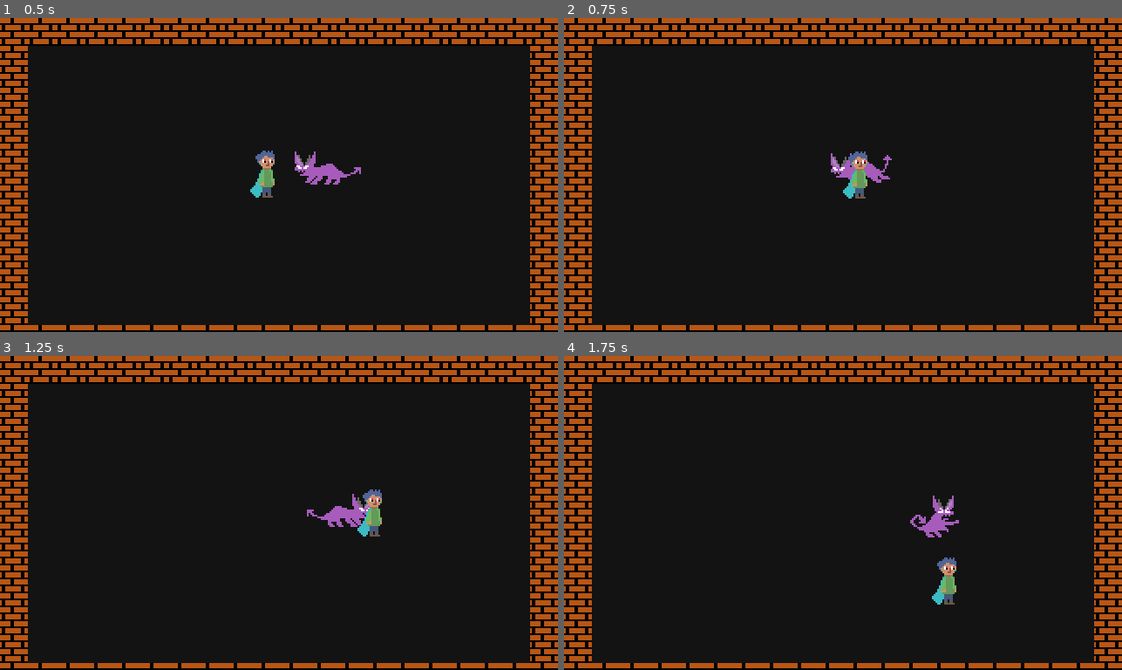
Above: before the commit, frames 1-4 (two rows, left to right).
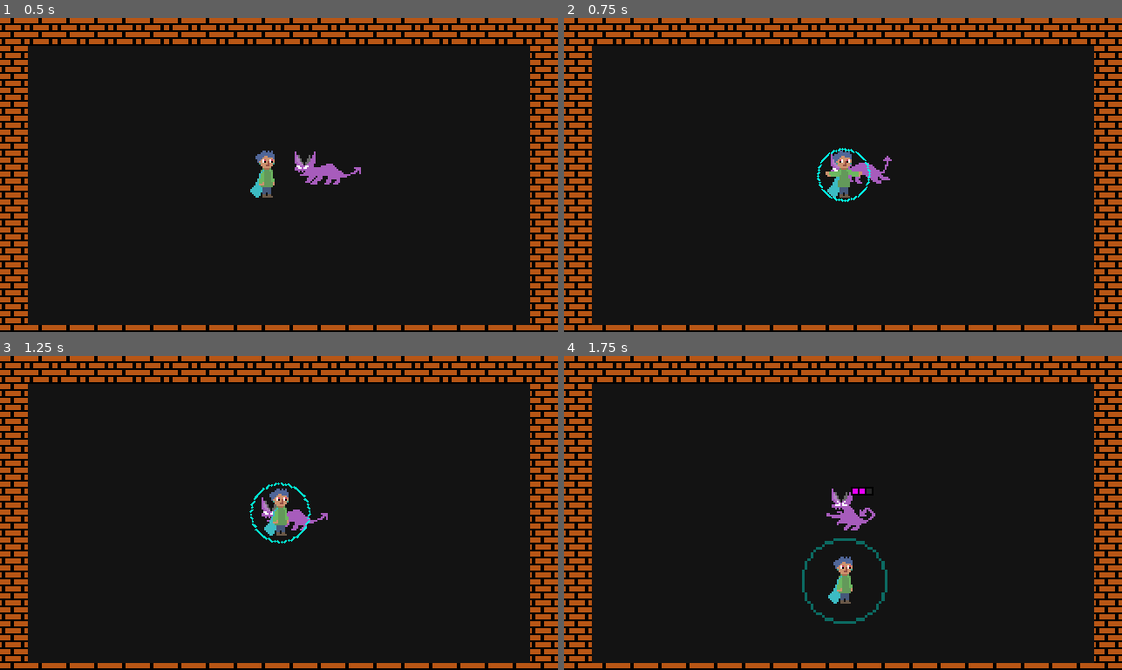
Above: after the commit, the same moments.

Repository: DuncanSparks/blue-and-red
Game: Godot game, scene res://Scenes/Test.tscn
The game is run twice, just before and just after one commit, with the same random seed, the same clock (stepped at 60 frames per second) and the same inputs.
Inputs (mouse positions are in pixels of both pictures, inside the frame that each line leads up to):
- Up to frame 1 (0.5 s): no input
- Up to frame 2 (0.75 s): move the mouse to (965, 159) at 0.52 s; hold D (move_right) from 0.53 s (still down); tap Shift (action_shield, bound only after the commit) at 0.6 s
- Up to frame 3 (1.25 s): keep holding D (move_right)
- Up to frame 4 (1.75 s): move the mouse to (731, 528) at 1.27 s; release D (move_right) at 1.28 s; hold S (move_down) from 1.28 s (still down); tap Space (attack) at 1.35 s; tap Shift (action_shield, bound only after the commit) at 1.55 s

Frame 1 is identical in both runs. In frame 2, 1.0% of the frame differs, in the area x 45-59%, y 41-59%; in frame 3, 1.7%; in frame 4, 2.1%, in the area x 42-71%, y 42-86%.

Commit message:
Add shield

Diff:
--- a/Scenes/Test.tscn
+++ b/Scenes/Test.tscn
@@ -23,32 +23,44 @@
 [ext_resource path="res://Audio/Land_animal.ogg" type="AudioStream" id=21]
 [ext_resource path="res://Audio/Flame.ogg" type="AudioStream" id=22]
 [ext_resource path="res://Sprites/Characters/Protag_human_ouch.png" type="Texture" id=23]
+[ext_resource path="res://Sprites/UI/Healthbar_empty.png" type="Texture" id=24]
+[ext_resource path="res://Sprites/UI/Healthbar_full.png" type="Texture" id=25]
+[ext_resource path="res://Sprites/UI/Healthbar2_full.png" type="Texture" id=26]
+[ext_resource path="res://Sprites/UI/Healthbar2_empty.png" type="Texture" id=27]
+[ext_resource path="res://Audio/Shield.ogg" type="AudioStream" id=28]
+[ext_resource path="res://Sprites/Characters/Shield.png" type="Texture" id=29]
+[ext_resource path="res://Sprites/Characters/Protag_human_shield.png" type="Texture" id=30]
 
 [sub_resource type="SpriteFrames" id=1]
 animations = [ {
+"frames": [ ExtResource( 1 ) ],
+"loop": true,
+"name": "idle_human",
+"speed": 5.0
+}, {
+"frames": [ ExtResource( 3 ) ],
+"loop": true,
+"name": "run_demon",
+"speed": 5.0
+}, {
+"frames": [ ExtResource( 1 ) ],
+"loop": true,
+"name": "run_human",
+"speed": 5.0
+}, {
 "frames": [ ExtResource( 23 ) ],
 "loop": true,
 "name": "ouch_human",
 "speed": 5.0
 }, {
-"frames": [ ExtResource( 1 ) ],
-"loop": true,
-"name": "idle_human",
-"speed": 5.0
-}, {
 "frames": [ ExtResource( 3 ) ],
 "loop": true,
-"name": "run_demon",
-"speed": 5.0
-}, {
-"frames": [ ExtResource( 1 ) ],
-"loop": true,
-"name": "run_human",
-"speed": 5.0
-}, {
-"frames": [ ExtResource( 3 ) ],
-"loop": true,
 "name": "idle_demon",
+"speed": 5.0
+}, {
+"frames": [ ExtResource( 30 ) ],
+"loop": true,
+"name": "shield_human",
 "speed": 5.0
 } ]
 
@@ -71,7 +83,49 @@
 [sub_resource type="RectangleShape2D" id=4]
 extents = Vector2( 5, 13 )
 
-[sub_resource type="Animation" id=10]
+[sub_resource type="Animation" id=13]
+resource_name = "Spin"
+tracks/0/type = "value"
+tracks/0/path = NodePath(".:rotation_degrees")
+tracks/0/interp = 1
+tracks/0/loop_wrap = true
+tracks/0/imported = false
+tracks/0/enabled = true
+tracks/0/keys = {
+"times": PoolRealArray( 0, 1 ),
+"transitions": PoolRealArray( 1, 1 ),
+"update": 0,
+"values": [ 0.0, 360.0 ]
+}
+
+[sub_resource type="Animation" id=14]
+resource_name = "Fadeout"
+tracks/0/type = "value"
+tracks/0/path = NodePath(".:scale")
+tracks/0/interp = 1
+tracks/0/loop_wrap = true
+tracks/0/imported = false
+tracks/0/enabled = true
+tracks/0/keys = {
+"times": PoolRealArray( 0, 1 ),
+"transitions": PoolRealArray( 1, 1 ),
+"update": 0,
+"values": [ Vector2( 1, 1 ), Vector2( 2, 2 ) ]
+}
+tracks/1/type = "value"
+tracks/1/path = NodePath(".:self_modulate")
+tracks/1/interp = 1
+tracks/1/loop_wrap = true
+tracks/1/imported = false
+tracks/1/enabled = true
+tracks/1/keys = {
+"times": PoolRealArray( 0, 1 ),
+"transitions": PoolRealArray( 1, 1 ),
+"update": 0,
+"values": [ Color( 1, 1, 1, 1 ), Color( 1, 1, 1, 0 ) ]
+}
+
+[sub_resource type="Animation" id=5]
 resource_name = "Iframes"
 length = 2.2
 tracks/0/type = "value"
@@ -87,51 +141,54 @@
 "values": [ false, true, false, true, false, true, false, true, false, true, false, true ]
 }
 
-[sub_resource type="SpriteFrames" id=5]
+[sub_resource type="SpriteFrames" id=6]
 animations = [ {
 "frames": [ ExtResource( 11 ) ],
 "loop": true,
 "name": "idle",
 "speed": 5.0
 }, {
-"frames": [ ExtResource( 20 ) ],
-"loop": true,
-"name": "flame",
-"speed": 5.0
+"frames": [ ExtResource( 12 ) ],
+"loop": true,
+"name": "land",
+"speed": 5.0
+}, {
+"frames": [ ExtResource( 16 ) ],
+"loop": true,
+"name": "ouch",
+"speed": 5.0
+}, {
+"frames": [ ExtResource( 12 ) ],
+"loop": true,
+"name": "flame_2",
+"speed": 5.0
+}, {
+"frames": [ ExtResource( 11 ), ExtResource( 14 ), ExtResource( 13 ), ExtResource( 12 ) ],
+"loop": true,
+"name": "run",
+"speed": 10.0
 }, {
 "frames": [ ExtResource( 11 ), ExtResource( 19 ), ExtResource( 19 ), ExtResource( 19 ), ExtResource( 18 ), ExtResource( 13 ) ],
 "loop": false,
 "name": "pounce",
 "speed": 12.0
 }, {
-"frames": [ ExtResource( 12 ) ],
-"loop": true,
-"name": "land",
-"speed": 5.0
-}, {
-"frames": [ ExtResource( 11 ), ExtResource( 14 ), ExtResource( 13 ), ExtResource( 12 ) ],
-"loop": true,
-"name": "run",
-"speed": 10.0
-}, {
-"frames": [ ExtResource( 16 ) ],
-"loop": true,
-"name": "ouch",
-"speed": 5.0
-}, {
-"frames": [ ExtResource( 12 ) ],
-"loop": true,
-"name": "flame_2",
+"frames": [ ExtResource( 20 ) ],
+"loop": true,
+"name": "flame",
 "speed": 5.0
 } ]
 
-[sub_resource type="RectangleShape2D" id=6]
+[sub_resource type="RectangleShape2D" id=7]
 extents = Vector2( 9, 7 )
 
-[sub_resource type="RectangleShape2D" id=7]
+[sub_resource type="RectangleShape2D" id=12]
+extents = Vector2( 18, 6 )
+
+[sub_resource type="RectangleShape2D" id=8]
 extents = Vector2( 9, 12 )
 
-[sub_resource type="ParticlesMaterial" id=8]
+[sub_resource type="ParticlesMaterial" id=9]
 emission_shape = 2
 emission_box_extents = Vector3( 15, 15, 1 )
 flag_disable_z = true
@@ -142,7 +199,23 @@
 scale_random = 1.0
 color = Color( 1, 0.494118, 0, 1 )
 
-[sub_resource type="NavigationPolygon" id=9]
+[sub_resource type="Animation" id=11]
+resource_name = "Iframes"
+length = 2.2
+tracks/0/type = "value"
+tracks/0/path = NodePath("Sprite:visible")
+tracks/0/interp = 1
+tracks/0/loop_wrap = true
+tracks/0/imported = false
+tracks/0/enabled = true
+tracks/0/keys = {
+"times": PoolRealArray( 0, 0.2, 0.4, 0.6, 0.8, 1, 1.2, 1.4, 1.6, 1.8, 2, 2.2 ),
+"transitions": PoolRealArray( 1, 1, 1, 1, 1, 1, 1, 1, 1, 1, 1, 1 ),
+"update": 1,
+"values": [ false, true, false, true, false, true, false, true, false, true, false, true ]
+}
+
+[sub_resource type="NavigationPolygon" id=10]
 vertices = PoolVector2Array( 296, 24, 296, 168, 24, 168, 24, 24 )
 polygons = [ PoolIntArray( 0, 1, 2, 3 ) ]
 outlines = [ PoolVector2Array( 24, 24, 24, 168, 296, 168, 296, 24 ) ]
@@ -172,7 +245,7 @@
 
 [node name="Sprite" type="AnimatedSprite" parent="Player"]
 frames = SubResource( 1 )
-animation = "ouch_human"
+animation = "idle_human"
 
 [node name="CollisionHuman" type="CollisionShape2D" parent="Player"]
 position = Vector2( 1, 12 )
@@ -200,9 +273,33 @@
 position = Vector2( 1, 2 )
 shape = SubResource( 4 )
 
+[node name="Shield" type="Sprite" parent="Player"]
+visible = false
+position = Vector2( 1, 2 )
+texture = ExtResource( 29 )
+
+[node name="AnimationPlayer" type="AnimationPlayer" parent="Player/Shield"]
+anims/Spin = SubResource( 13 )
+
+[node name="AnimationPlayer2" type="AnimationPlayer" parent="Player/Shield"]
+anims/Fadeout = SubResource( 14 )
+
+[node name="Timer" type="Timer" parent="Player/Shield"]
+wait_time = 0.48
+one_shot = true
+
+[node name="TimerCooldownShield" type="Timer" parent="Player"]
+wait_time = 8.0
+one_shot = true
+
 [node name="TimerStun" type="Timer" parent="Player"]
 wait_time = 0.4
 one_shot = true
+
+[node name="SoundShield" type="AudioStreamPlayer" parent="Player"]
+stream = ExtResource( 28 )
+volume_db = -24.0
+pitch_scale = 1.8
 
 [node name="SoundHurt" type="AudioStreamPlayer" parent="Player"]
 stream = ExtResource( 17 )
@@ -210,7 +307,22 @@
 
 [node name="AnimationPlayer" type="AnimationPlayer" parent="Player"]
 playback_speed = 2.0
-anims/Iframes = SubResource( 10 )
+anims/Iframes = SubResource( 5 )
+
+[node name="Healthbar" type="TextureProgress" parent="Player"]
+visible = false
+margin_left = -9.0
+margin_top = -19.0
+margin_right = 12.0
+margin_bottom = -14.0
+max_value = 5.0
+value = 5.0
+texture_under = ExtResource( 24 )
+texture_progress = ExtResource( 25 )
+tint_progress = Color( 0, 0.776471, 1, 1 )
+__meta__ = {
+"_edit_use_anchors_": false
+}
 
 [node name="Demon" type="KinematicBody2D" parent="."]
 position = Vector2( 216, 80 )
@@ -222,12 +334,22 @@
 }
 
 [node name="Sprite" type="AnimatedSprite" parent="Demon"]
-frames = SubResource( 5 )
-animation = "flame_2"
+frames = SubResource( 6 )
+animation = "pounce"
+frame = 5
 
 [node name="CollisionShape2D" type="CollisionShape2D" parent="Demon"]
 position = Vector2( 5, 5 )
-shape = SubResource( 6 )
+shape = SubResource( 7 )
+
+[node name="PounceBox" type="Area2D" parent="Demon"]
+collision_layer = 32768
+collision_mask = 32768
+
+[node name="CollisionShape2D" type="CollisionShape2D" parent="Demon/PounceBox"]
+position = Vector2( 0, 3 )
+shape = SubResource( 12 )
+disabled = true
 
 [node name="Hurtbox" type="Area2D" parent="Demon"]
 collision_layer = 32
@@ -255,6 +377,7 @@
 [node name="SoundHurt" type="AudioStreamPlayer" parent="Demon"]
 stream = ExtResource( 17 )
 volume_db = -12.0
+pitch_scale = 0.44
 
 [node name="TweenFade" type="Tween" parent="Demon"]
 
@@ -301,17 +424,41 @@
 wait_time = 2.0
 one_shot = true
 
+[node name="AnimationPlayer" type="AnimationPlayer" parent="Demon"]
+playback_speed = 2.0
+anims/Iframes = SubResource( 11 )
+
+[node name="Healthbar" type="TextureProgress" parent="Demon"]
+visible = false
+margin_left = -1.0
+margin_top = -13.0
+margin_right = 12.0
+margin_bottom = -8.0
+max_value = 3.0
+value = 3.0
+texture_under = ExtResource( 27 )
+texture_progress = ExtResource( 26 )
+tint_progress = Color( 0.921569, 0, 1, 1 )
+__meta__ = {
+"_edit_use_anchors_": false
+}
+
 [node name="Navigation2D" type="Navigation2D" parent="."]
 visible = false
 
 [node name="NavigationPolygonInstance" type="NavigationPolygonInstance" parent="Navigation2D"]
-navpoly = SubResource( 9 )
+navpoly = SubResource( 10 )
 __meta__ = {
 "_edit_lock_": true
 }
+[connection signal="animation_finished" from="Player/SpriteSword" to="Player/AreaSword/CollisionPolygon2D" method="set_disabled" binds= [ true ]]
 [connection signal="animation_finished" from="Player/SpriteSword" to="Player/SpriteSword" method="play" binds= [ "idle" ]]
-[connection signal="animation_finished" from="Player/SpriteSword" to="Player/AreaSword/CollisionPolygon2D" method="set_disabled" binds= [ true ]]
+[connection signal="area_entered" from="Player/Hurtbox" to="Player" method="_on_Hurtbox_body_entered"]
 [connection signal="body_entered" from="Player/Hurtbox" to="Player" method="_on_Hurtbox_body_entered"]
+[connection signal="animation_finished" from="Player/Shield/AnimationPlayer2" to="Player" method="_on_AnimationPlayer2_animation_finished"]
+[connection signal="timeout" from="Player/Shield/Timer" to="Player/Shield/AnimationPlayer2" method="play" binds= [ "Fadeout" ]]
+[connection signal="timeout" from="Player/Shield/Timer" to="Player" method="shield_end"]
+[connection signal="timeout" from="Player/TimerCooldownShield" to="Player" method="_on_TimerCooldownShield_timeout"]
 [connection signal="timeout" from="Player/TimerStun" to="Player" method="_on_TimerStun_timeout"]
 [connection signal="animation_finished" from="Player/AnimationPlayer" to="Player" method="_on_AnimationPlayer_animation_finished"]
 [connection signal="area_entered" from="Demon/Hurtbox" to="Demon" method="_on_Hurtbox_area_entered"]
@@ -328,3 +475,4 @@
 [connection signal="timeout" from="Demon/TimerFlame2" to="Demon" method="_on_TimerAttack_timeout"]
 [connection signal="timeout" from="Demon/TimerStun" to="Demon" method="_on_TimerStun_timeout"]
 [connection signal="timeout" from="Demon/TimerDeath" to="Demon" method="queue_free"]
+[connection signal="animation_finished" from="Demon/AnimationPlayer" to="Demon" method="_on_AnimationPlayer_animation_finished"]
--- a/Scripts/EnemyDemon.gd
+++ b/Scripts/EnemyDemon.gd
@@ -10,7 +10,9 @@
 
 var health := 3
 var attacking := false
+var pouncing := false
 var stunned := false
+var iframes := false
 
 var can_flame := false
 var can_pounce := false
@@ -22,6 +24,7 @@
 
 onready var sprite := $Sprite as AnimatedSprite
 onready var sound_hurt := $SoundHurt as AudioStreamPlayer
+onready var healthbar := $Healthbar as TextureProgress
 
 func _ready():
 	nav_node = get_node("../Navigation2D")
@@ -84,6 +87,8 @@
 	sound_hurt.play()
 	sprite.play("ouch")
 	health -= 1
+	healthbar.set_value(health)
+	healthbar.show()
 	stunned = true
 	motion = Vector2.ZERO
 	if health <= 0:
@@ -95,6 +100,7 @@
 		$TimerDeath.start()
 	else:
 		$TimerStun.start()
+		$AnimationPlayer.play("Iframes")
 
 
 func move_along_path(distance: float):
@@ -150,6 +156,8 @@
 func _on_TimerPounce_timeout():
 	speed = 200
 	motion = Vector2.RIGHT.rotated(get_global_position().direction_to(pounce_target).angle())
+	pouncing = true
+	$PounceBox/CollisionShape2D.set_disabled(false)
 	$TimerPounce2.start()
 
 
@@ -157,7 +165,9 @@
 	$SoundLand.play()
 	sprite.play("land")
 	motion = Vector2.ZERO
+	pouncing = false
 	speed = 70
+	$PounceBox/CollisionShape2D.set_disabled(true)
 	$TimerPounce3.start()
 	$TimerStartPounce.set_wait_time(rand_range(2.5, 4))
 	$TimerStartPounce.start()
@@ -185,3 +195,8 @@
 
 func _on_TimerStartFlame_timeout():
 	can_flame = true
+
+
+func _on_AnimationPlayer_animation_finished(anim_name):
+	iframes = false
+	healthbar.hide()
--- a/Scripts/Player.gd
+++ b/Scripts/Player.gd
@@ -10,10 +10,15 @@
 var stunned := false
 var iframes := false
 
+var shielding := false
+
+var cooldown_shield := false
+
 var demon_form := false
 
 onready var sprite := $Sprite as AnimatedSprite
 onready var sprite_sword := $SpriteSword as AnimatedSprite
+onready var healthbar := $Healthbar as TextureProgress
 
 
 func _ready():
@@ -23,7 +28,7 @@
 func _process(_delta):
 	set_z_index(get_position().y)
 
-	if not stunned:
+	if not stunned and not shielding:
 		var input_x := int(Input.is_action_pressed("move_right")) - int(Input.is_action_pressed("move_left"))
 		var input_y := int(Input.is_action_pressed("move_down")) - int(Input.is_action_pressed("move_up"))
 		motion = Vector2(input_x, input_y)
@@ -44,6 +49,9 @@
 			orb.motion = Vector2.RIGHT.rotated(get_position().direction_to(get_global_mouse_position()).angle())
 			get_tree().get_root().add_child(orb)
 
+	if Input.is_action_just_pressed("action_shield") and not cooldown_shield:
+		shield()
+
 	if Input.is_action_just_pressed("sys_fullscreen"):
 		OS.set_window_fullscreen(not OS.is_window_fullscreen())
 
@@ -55,10 +63,30 @@
 	move_and_slide(motion * speed)
 
 
+func shield():
+	$SoundShield.play()
+	sprite.play("shield_human")
+	var spr := $Shield as Sprite
+	spr.set_self_modulate(Color(1, 1, 1, 1))
+	spr.set_scale(Vector2(1, 1))
+	$Shield.show()
+	$Shield/AnimationPlayer.play("Spin")
+	shielding = true
+	$Shield/Timer.start()
+	cooldown_shield = true
+
+
+func shield_end():
+	shielding = false
+	$TimerCooldownShield.start()
+
+
 func hurt():
 	$SoundHurt.play()
 	sprite.play("ouch_human")
 	health -= 1
+	healthbar.set_value(health)
+	healthbar.show()
 	stunned = true
 	$TimerStun.start()
 	iframes = true
@@ -83,7 +111,10 @@
 
 func _on_Hurtbox_body_entered(body):
 	if not iframes:
-		hurt()
+		if not shielding:
+			hurt()
+		else:
+			pass
 
 
 func _on_TimerStun_timeout():
@@ -92,3 +123,12 @@
 
 func _on_AnimationPlayer_animation_finished(anim_name):
 	iframes = false
+	healthbar.hide()
+
+
+func _on_AnimationPlayer2_animation_finished(anim_name):
+	$Shield.hide()
+
+
+func _on_TimerCooldownShield_timeout():
+	cooldown_shield = false
--- a/project.godot
+++ b/project.godot
@@ -105,6 +105,11 @@
 , Object(InputEventKey,"resource_local_to_scene":false,"resource_name":"","device":0,"alt":true,"shift":false,"control":false,"meta":false,"command":false,"pressed":false,"scancode":16777221,"unicode":0,"echo":false,"script":null)
  ]
 }
+action_shield={
+"deadzone": 0.5,
+"events": [ Object(InputEventKey,"resource_local_to_scene":false,"resource_name":"","device":0,"alt":false,"shift":false,"control":false,"meta":false,"command":false,"pressed":false,"scancode":16777237,"unicode":0,"echo":false,"script":null)
+ ]
+}
 
 [rendering]
 
Not shown, added: Audio/Shield.ogg.import
Not shown: 2 places in Scenes/Test.tscn that only renumber resources
Binary file added: Sprites/Characters/Protag_human_shield.png
Not shown, added: Sprites/Characters/Protag_human_shield.png.import
Binary file added: Sprites/Characters/Shield.png
Not shown, added: Sprites/Characters/Shield.png.import
Binary file added: Sprites/UI/Healthbar2_empty.png
Not shown, added: Sprites/UI/Healthbar2_empty.png.import
Binary file added: Sprites/UI/Healthbar2_full.png
Not shown, added: Sprites/UI/Healthbar2_full.png.import
Binary file added: Sprites/UI/Healthbar_empty.png
Not shown, added: Sprites/UI/Healthbar_empty.png.import
(and 3 more such lines)
